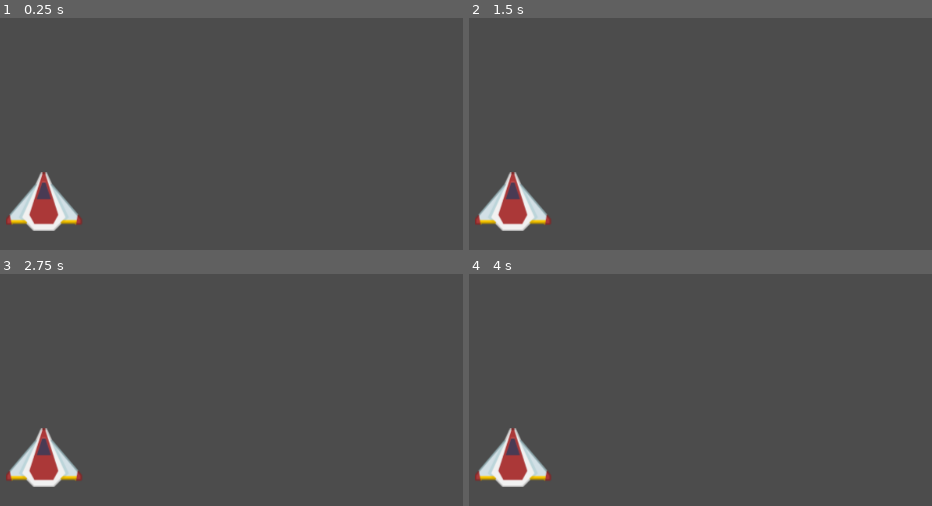
Above: before the commit, frames 1-4 (two rows, left to right).
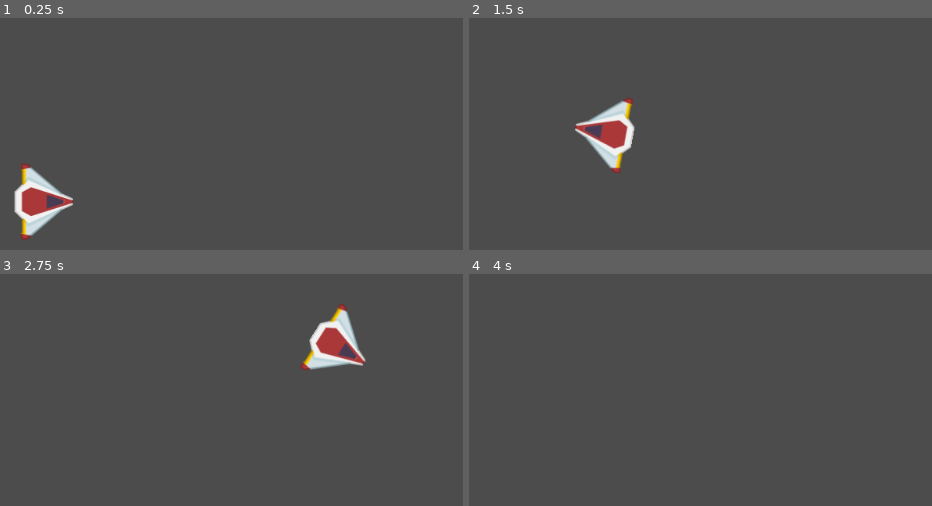
Above: after the commit, the same moments.

Repository: Horybando/Asteroides
Game: Godot game, scene res://Juego/Niveles/NivelTest.tscn
The game is run twice, just before and just after one commit, with the same random seed, the same clock (stepped at 60 frames per second) and the same inputs.
Inputs:
- Up to frame 1 (0.25 s): no input
- Up to frame 2 (1.5 s): tap Enter at 0.5 s; hold W (mover_adelante, bound only after the commit) 0.53-1.28 s; hold A (rotar_antihorario, bound only after the commit) 0.53-1.28 s; tap D (rotar_horario, bound only after the commit) at 0.8, 1.35 s; hold S (mover_atras, bound only after the commit) from 1.28 s (still down)
- Up to frame 3 (2.75 s): tap A (rotar_antihorario, bound only after the commit) at 1.55 s; release S (mover_atras, bound only after the commit) at 2.03 s; hold W (mover_adelante, bound only after the commit) from 2.03 s (still down); hold A (rotar_antihorario, bound only after the commit) from 2.03 s (still down); tap D (rotar_horario, bound only after the commit) at 2.3 s
- Up to frame 4 (4 s): release A (rotar_antihorario, bound only after the commit) at 2.78 s; tap D (rotar_horario, bound only after the commit) at 2.85, 3.8 s; tap A (rotar_antihorario, bound only after the commit) at 3.05 s; release W (mover_adelante, bound only after the commit) at 3.53 s; hold S (mover_atras, bound only after the commit) from 3.53 s (still down); hold A (rotar_antihorario, bound only after the commit) from 3.53 s (still down)

The runs differ from the first frame. In frame 1, 2.6% of the frame differs, in the area x 1-18%, y 62-96%; in frame 2, 4.2%, in the area x 1-36%, y 34-92%; in frame 3, 4.2%; in frame 4, 2.1%.

Commit message:
Movimiento de la nave
Se configuró el movimiento de la nave

Diff:
--- /dev/null
+++ b/Juego/Naves/Player/Player.gd
@@ -0,0 +1,35 @@
+#Player.gd
+class_name Player
+extends RigidBody2D
+
+## Atributos Export
+export var potencia_motor:int =  10
+export var potencia_rotacion:int = 200
+
+## Atributos
+var empuje:Vector2 = Vector2.ZERO
+var dir_rotacion:int = 0
+
+## Metodos
+# warning-ignore:unused_argument
+func _integrate_forces(state: Physics2DDirectBodyState) -> void:
+	apply_torque_impulse(dir_rotacion * potencia_rotacion)
+	apply_central_impulse(empuje.rotated(rotation))
+
+# warning-ignore:unused_argument
+func _process(delta: float) -> void:
+	player_input()
+
+## Metodos Custom
+func player_input() -> void:
+	empuje = Vector2.ZERO
+	if Input.is_action_pressed("mover_adelante"):
+		empuje = Vector2(potencia_motor, 0)
+	elif Input.is_action_pressed("mover_atras"):
+		empuje = Vector2(-potencia_motor, 0)
+
+	dir_rotacion = 0
+	if Input.is_action_pressed("rotar_antihorario"):
+		dir_rotacion -= 1
+	elif Input.is_action_pressed("rotar_horario"):
+		dir_rotacion += 1
--- a/Juego/Naves/Player/Player.tscn
+++ b/Juego/Naves/Player/Player.tscn
@@ -1,13 +1,20 @@
-[gd_scene load_steps=3 format=2]
+[gd_scene load_steps=5 format=2]
 
 [ext_resource path="res://Juego/Naves/Player/player_red.png" type="Texture" id=1]
+[ext_resource path="res://Juego/Naves/Player/Player.gd" type="Script" id=2]
+[ext_resource path="res://Juego/Naves/Player/new_physicsmaterial.tres" type="PhysicsMaterial" id=3]
 
 [sub_resource type="CircleShape2D" id=1]
 radius = 34.2442
 
 [node name="Navecita" type="RigidBody2D"]
+physics_material_override = ExtResource( 3 )
+linear_damp = 1.0
+angular_damp = 4.0
+script = ExtResource( 2 )
 
 [node name="Sprite" type="Sprite" parent="."]
+rotation = 1.5708
 texture = ExtResource( 1 )
 
 [node name="CollisionShape2D" type="CollisionShape2D" parent="."]
--- a/Juego/Naves/Player/new_physicsmaterial.tres
+++ b/Juego/Naves/Player/new_physicsmaterial.tres
@@ -1,3 +1,4 @@
 [gd_resource type="PhysicsMaterial" format=2]
 
 [resource]
+friction = 0.0
--- a/project.godot
+++ b/project.godot
@@ -8,11 +8,48 @@
 
 config_version=4
 
+_global_script_classes=[ {
+"base": "RigidBody2D",
+"class": "Player",
+"language": "GDScript",
+"path": "res://Juego/Naves/Player/Player.gd"
+} ]
+_global_script_class_icons={
+"Player": ""
+}
+
 [application]
 
 config/name="Asteroides"
 run/main_scene="res://Juego/Niveles/NivelTest.tscn"
 config/icon="res://icon.png"
+
+[input]
+
+mover_adelante={
+"deadzone": 0.5,
+"events": [ Object(InputEventKey,"resource_local_to_scene":false,"resource_name":"","device":0,"alt":false,"shift":false,"control":false,"meta":false,"command":false,"pressed":false,"scancode":87,"unicode":0,"echo":false,"script":null)
+, Object(InputEventKey,"resource_local_to_scene":false,"resource_name":"","device":0,"alt":false,"shift":false,"control":false,"meta":false,"command":false,"pressed":false,"scancode":16777232,"unicode":0,"echo":false,"script":null)
+ ]
+}
+mover_atras={
+"deadzone": 0.5,
+"events": [ Object(InputEventKey,"resource_local_to_scene":false,"resource_name":"","device":0,"alt":false,"shift":false,"control":false,"meta":false,"command":false,"pressed":false,"scancode":83,"unicode":0,"echo":false,"script":null)
+, Object(InputEventKey,"resource_local_to_scene":false,"resource_name":"","device":0,"alt":false,"shift":false,"control":false,"meta":false,"command":false,"pressed":false,"scancode":16777234,"unicode":0,"echo":false,"script":null)
+ ]
+}
+rotar_horario={
+"deadzone": 0.5,
+"events": [ Object(InputEventKey,"resource_local_to_scene":false,"resource_name":"","device":0,"alt":false,"shift":false,"control":false,"meta":false,"command":false,"pressed":false,"scancode":68,"unicode":0,"echo":false,"script":null)
+, Object(InputEventKey,"resource_local_to_scene":false,"resource_name":"","device":0,"alt":false,"shift":false,"control":false,"meta":false,"command":false,"pressed":false,"scancode":16777233,"unicode":0,"echo":false,"script":null)
+ ]
+}
+rotar_antihorario={
+"deadzone": 0.5,
+"events": [ Object(InputEventKey,"resource_local_to_scene":false,"resource_name":"","device":0,"alt":false,"shift":false,"control":false,"meta":false,"command":false,"pressed":false,"scancode":65,"unicode":0,"echo":false,"script":null)
+, Object(InputEventKey,"resource_local_to_scene":false,"resource_name":"","device":0,"alt":false,"shift":false,"control":false,"meta":false,"command":false,"pressed":false,"scancode":16777231,"unicode":0,"echo":false,"script":null)
+ ]
+}
 
 [physics]
 
